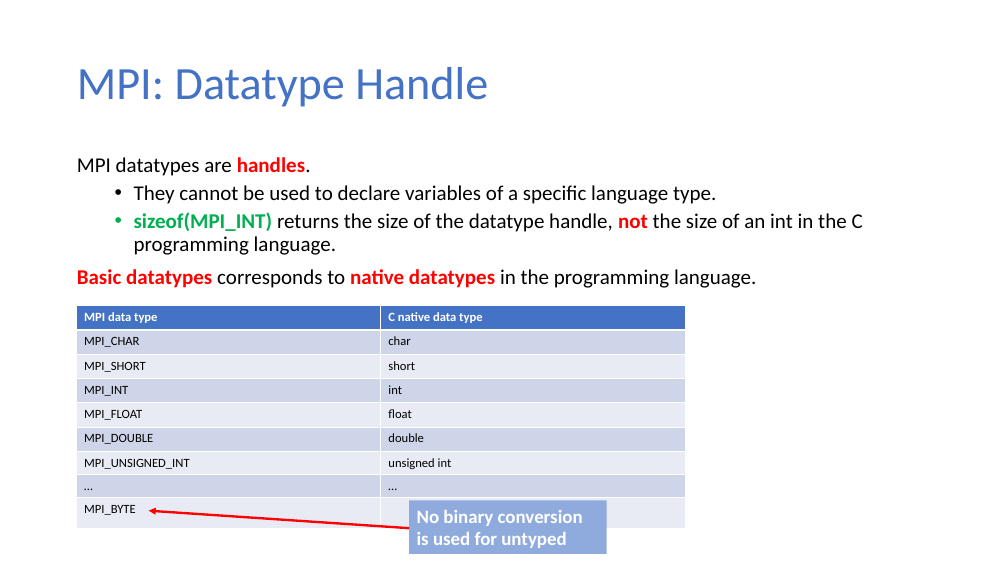
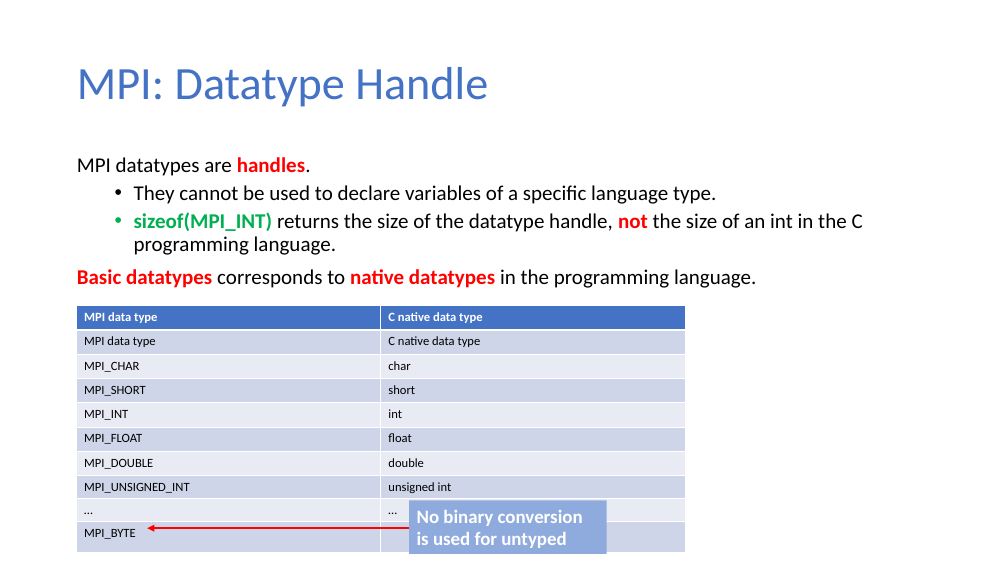
Before and after one commit to ekkapotc/PC, a slide deck: slide 25 of Slides/Lecture 10.pptx. Drawn at 1008x567 pixels with LibreOffice and Linux fonts; fonts in the diff are those of the drawing. Boxes give left, top, right and bottom in pixels: in the first picture for what was removed or moved away, otherwise in the second. Text is boxed around its words. In the diff, an @@ line names an element or a change of style, - is before the commit and + after.

Commit message:
lecture 12

```diff
--- a/Slides/Lecture 10.pptx
+++ b/Slides/Lecture 10.pptx
@@ table at (x1=76, y1=306, x2=684, y2=551) @@
+row 1: MPI data type | C native data type
@@ arrow moved from (409, 529) - (149, 511) to (409, 529) - (147, 529) @@
```
Also in this commit, not shown: 4 other files.
